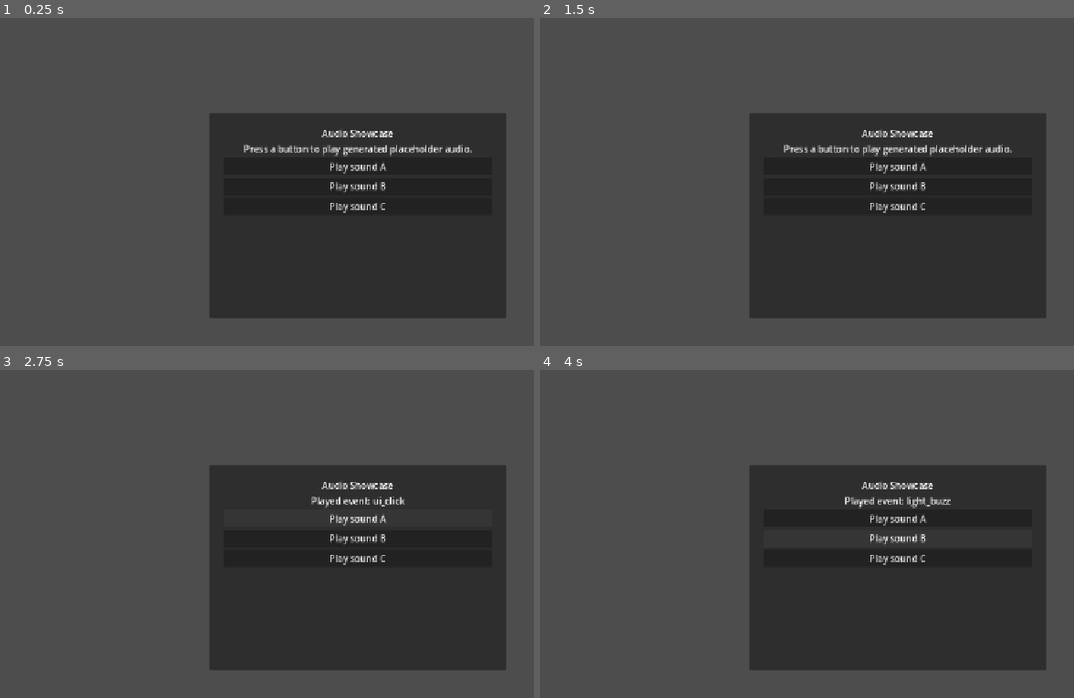
Above: before the commit, frames 1-4 (two rows, left to right).
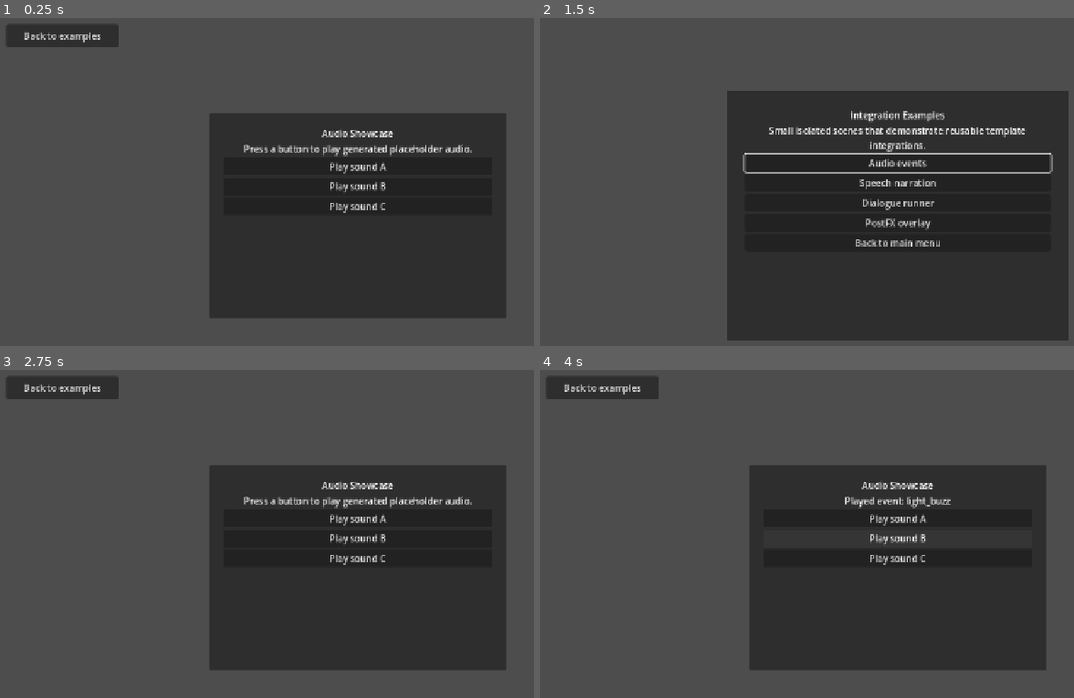
Above: after the commit, the same moments.

Repository: True-Ruslan/godot-simple-tamplate
Game: Godot game, scene res://game/scenes/examples/AudioShowcase.tscn
The game is run twice, just before and just after one commit, with the same random seed, the same clock (stepped at 60 frames per second) and the same inputs. This scene is started directly instead of the project's main scene.
Inputs (mouse positions are in pixels of both pictures, inside the frame that each line leads up to):
- Up to frame 1 (0.25 s): no input
- Up to frame 2 (1.5 s): tap A (move_left) at 0.5 s; move the mouse to (1057, 195) at 0.52 s; hold D (move_right) 0.53-1.25 s; hold Ctrl (crouch) 0.53-1.25 s; click (604, 34) at 1.25 s, where only the run after the commit has a clickable "Back to examples"
- Up to frame 3 (2.75 s): click (357, 514) at 2 s, where only the run after the commit has a clickable "Audio events"
- Up to frame 4 (4 s): click "Play sound A" at 2.75 s; click "Play sound B" at 3.5 s

The runs differ from the first frame. In frame 1, 1.3% of the frame differs, in the area x 1-23%, y 2-9%; in frame 2, 17%, in the area x 35-99%, y 22-99%; in frame 3, 1.9%; in frame 4, 1.3%.

Commit message:
feat: add return button to audio showcase

Diff:
--- a/game/scenes/examples/AudioShowcase.tscn
+++ b/game/scenes/examples/AudioShowcase.tscn
@@ -1,7 +1,8 @@
-[gd_scene load_steps=3 format=3]
+[gd_scene load_steps=4 format=3]
 
 [ext_resource type="Script" path="res://game/scripts/examples/AudioShowcaseController.gd" id="1_controller"]
 [ext_resource type="Script" path="res://game/scripts/audio/AudioManager.gd" id="2_audio"]
+[ext_resource type="PackedScene" path="res://game/scenes/examples/ExampleReturnButton.tscn" id="3_return"]
 
 [node name="AudioShowcase" type="Node"]
 script = ExtResource("1_controller")
@@ -63,3 +64,5 @@
 [node name="SoundCButton" type="Button" parent="CanvasLayer/Root/Panel/MarginContainer/VBoxContainer"]
 layout_mode = 2
 text = "Play sound C"
+
+[node name="ExampleReturnButton" parent="." instance=ExtResource("3_return")]
